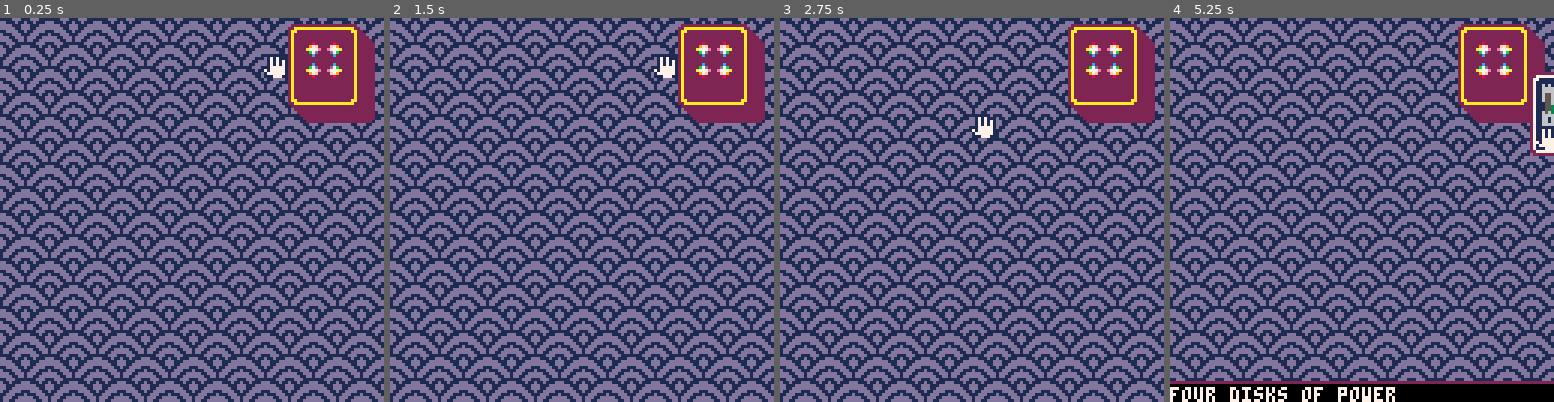
Above: before the commit, frames 1-4 (left to right).
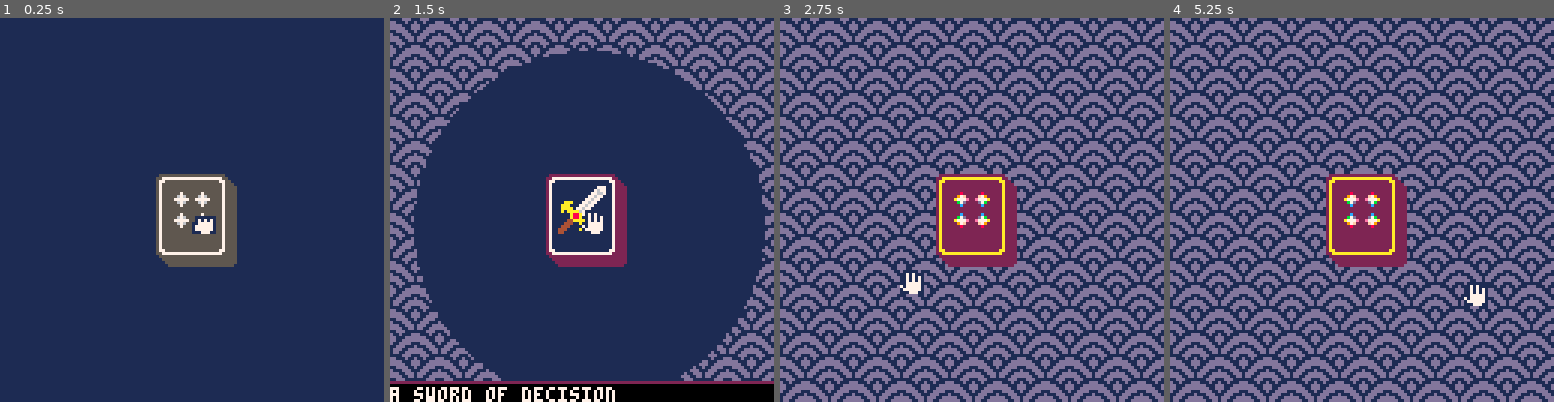
Above: after the commit, the same moments.

Repository: alxgnon/pico-8
Game: PICO-8 cartridge tarot.p8
Same seed, same stepped clock (60 frames per second), same inputs: the game is played once before the commit and once after it.
Inputs:
- Up to frame 1 (0.25 s): no input
- Up to frame 2 (1.5 s): tap O (Z key) at 0.33, 0.7, 1.43 s; tap X (X key) at 1.07 s
- Up to frame 3 (2.75 s): hold Left 1.97-2.37 s; tap X (X key) at 2.07, 2.4, 2.73 s; tap O (Z key) at 2.22 s; hold Down from 2.42 s (still down)
- Up to frame 4 (5.25 s): release Down at 2.82 s; hold Right 2.87-3.53 s; tap X (X key) every 0.33 s from 3.07 to 5.07 s; tap O (Z key) at 3.1, 3.98, 4.87 s; hold Up 3.58-4.08 s; hold Right 4.13-4.53 s; hold Down 4.58-5.08 s; hold Left from 5.13 s (still down)

The runs differ from the first frame. In frame 1, 61% of the frame differs, in the area x 0-100%, y 0-100%; in frame 2, 48%; in frame 3, 11%; in frame 4, 17%.

Commit message:
tarot: pose deck

Diff:
--- a/tarot.p8
+++ b/tarot.p8
@@ -5,34 +5,30 @@
 {017,"the fool"},
 {160,"the sun"},
 {162,"the moon"},
-
 {004,"a disk of wealth"},
 {006,"two disks of change"},
 {008,"three disks of work"},
 {010,"four disks of power"},
 {012,"five disks of worry"},
 {014,"six disks of success"},
-
 {068,"a sword of decision"},
 {070,"two swords of peace"},
 {072,"three swords of sorrow"},
 {074,"four swords of rest"},
 {076,"five swords of cruelty"},
 {078,"six swords of fellowship"},
-
 {132,"a cup of love"},
 {134,"two cups of union"},
 {136,"three cups of sharing"},
 {138,"four cups of choice"},
 {140,"five cups of regret"},
 {142,"six cups of pleasure"},
-
 {196,"a wand of fire"},
 --{198,"two wands"},
 --{200,"three wands"},
 --{202,"four wands"},
---{204,"five wands"},
---{206,"six wands"},
+{204,"five wands of conflict"},
+{206,"six wands of triumph"},
 {236,"queen of wands (the lampost)"},
 {238,"king of wands (the volcano)"},
 }
@@ -113,9 +109,9 @@
  	del(limbo, card)
  	add(self, card)
 
- 	card.x = 96 + flr(offset)
- 	card.y = 2 + flr(offset)
- 	offset -= 0.2
+ 	card.x = 50 + flr(offset)
+ 	card.y = 50 + flr(offset)
+ 	offset -= 0.1
 	end
 end
 
@@ -130,8 +126,9 @@
 end
 -->8
 hand = {
-	x = 88, y = 12,
+	x = 64, y = 64,
 	card = nil,
+	deck = deck,
 	open = 128,
 	closed = 129,
 }
@@ -149,6 +146,12 @@
 	if self.card then
 		self.card.x += dx
 		self.card.y += dy
+
+	elseif self.deck then
+		for card in all(self.deck) do
+			card.x += dx
+			card.y += dy
+		end
 	end
 end
 
@@ -157,6 +160,17 @@
 		self.hold4 = false
 	elseif not self.hold4 then
 		self.hold4 = true
+
+		if self.deck then
+			self.deck = nil
+			pal()
+			sfx(4)
+			fade = {
+				x=hand.x+2, y=hand.y+5,
+				radius = 160,
+			}
+			return
+		end
 
 		if self.card then
 			card = self.card
@@ -179,6 +193,8 @@
 end
 
 function hand:flip()
+	if (hand.deck) return
+
 	if not btn"5" then
 		self.hold5 = false
 	elseif not self.hold5 then
@@ -205,17 +221,40 @@
 
 		self.card:draw()
 		spr(self.closed,self.x,self.y)
+	elseif self.deck then
+		spr(self.closed,self.x,self.y)
 	else
 		spr(self.open,self.x,self.y)
 	end
 end
 
 -->8
+function grayscale()
+	pal(2, 5)
+	pal(3, 5)
+	pal(4, 5)
+	pal(8, 7)
+	pal(9, 6)
+	pal(10, 7)
+	pal(11, 6)
+	pal(12, 7)
+	pal(13, 6)
+	pal(14, 7)
+	pal(15, 6)
+end
+
 function _init()
+	grayscale()
 	deck:shuffle()
 end
 
+fade = nil
+
 function _update()
+	if fade then
+		fade.radius -= 3
+	end
+
 	hand:move()
 	hand:grab()
 	hand:flip()
@@ -239,8 +278,16 @@
 end
 
 function _draw()
-	cls(0)
-	map(0,0,0,0,16,16)
+	cls(1)
+
+	if not hand.deck then
+		map(0,0,0,0,16,16)
+	end
+
+	if fade and fade.radius > 0 then
+		circfill(fade.x,fade.y,
+				fade.radius,1)
+	end
 
 	for card in all(deck) do
 		card:draw()
Not shown, changed: 28 lines of the sprite sheet (__gfx__) section of tarot.p8
Not shown, changed: the sound effects (__sfx__) section of tarot.p8
